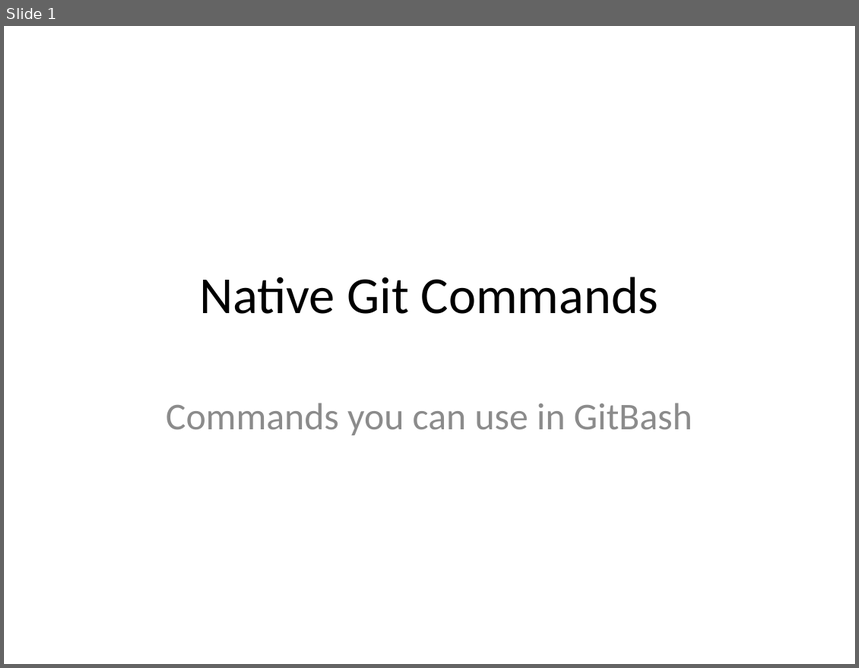
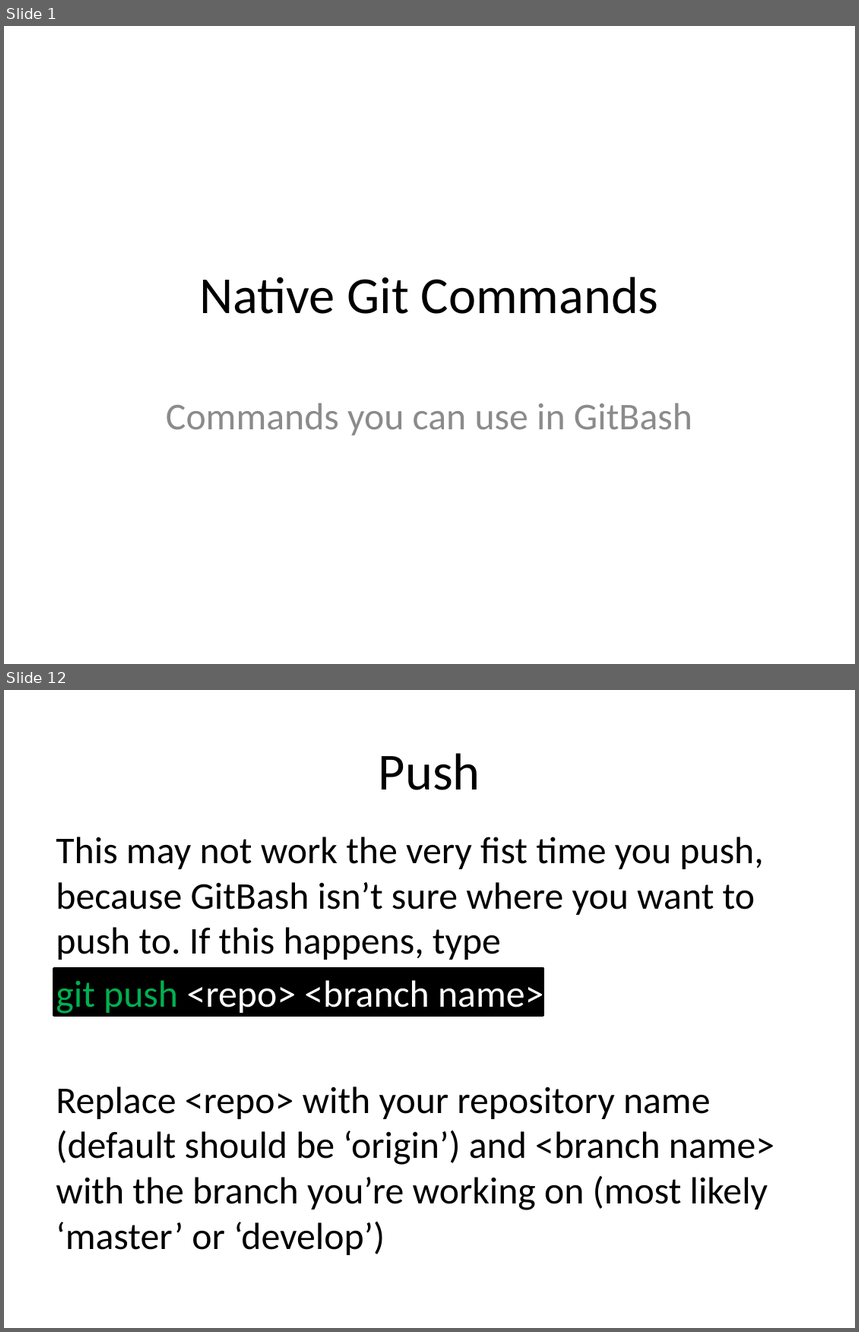
Before and after one commit to JaceTan/programming-notes, a slide deck: Native Git Commands.pptx. Shown one above the other, each under a label of ours: slide 1 before the commit, slides 1 and 12 after it; the slides between them are not shown. The pictures are 859x668 and 859x1332 pixels, drawn with LibreOffice and Linux fonts; fonts in the diff are those of the drawing. Boxes give left, top, right and bottom in pixels: in the first picture for what was removed or moved away, otherwise in the second. Text is boxed around its words. In the diff, an @@ line names an element or a change of style, - is before the commit and + after.

Commit message:
changed the titles within the ppt files

```diff
--- a/Native Git Commands.pptx
+++ b/Native Git Commands.pptx
@@ slide 12 added at <box>4,690,855,1328</box>, background #FFFFFF @@
@@ title added at <box>379,753,481,790</box>, 44 pt, text #000000 @@
+Push
@@ text added at <box>56,837,775,1255</box>, 32 pt, text #000000 @@
+This may not work the very fist time you push, because GitBash isn’t sure where you want to push to. If this happens, type
+git push <repo> <branch name>
+Replace <repo> with your repository name (default should be ‘origin’) and <branch name> with the branch you’re working on (most likely ‘master’ or ‘develop’)
@@ rectangle added at <box>54,969,544,1016</box>, fill #000000, outline #000000 2 pt @@
```
Also in this commit, not shown: 1 slide changed, 12 other slides added, 4 slides removed, 4 other files.
